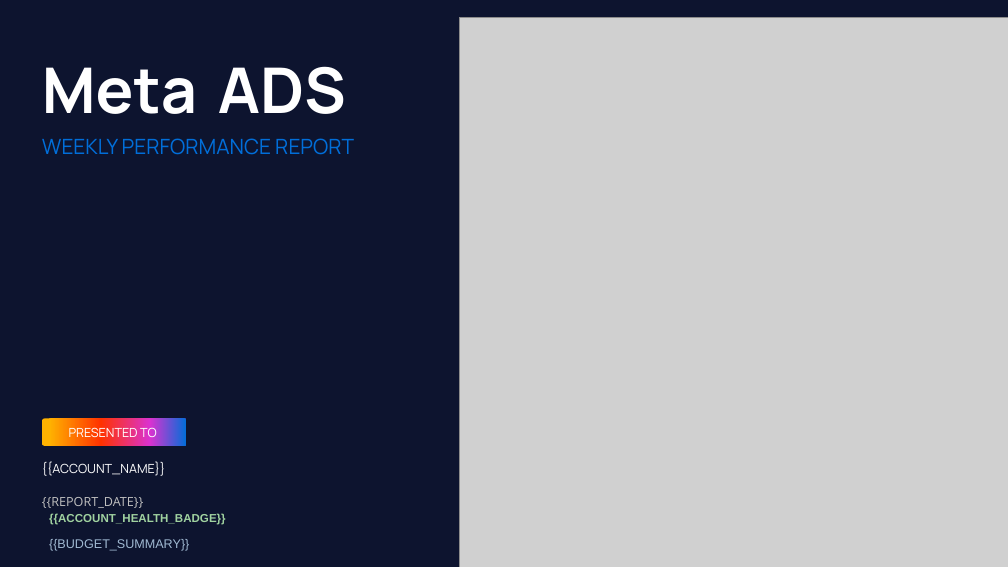
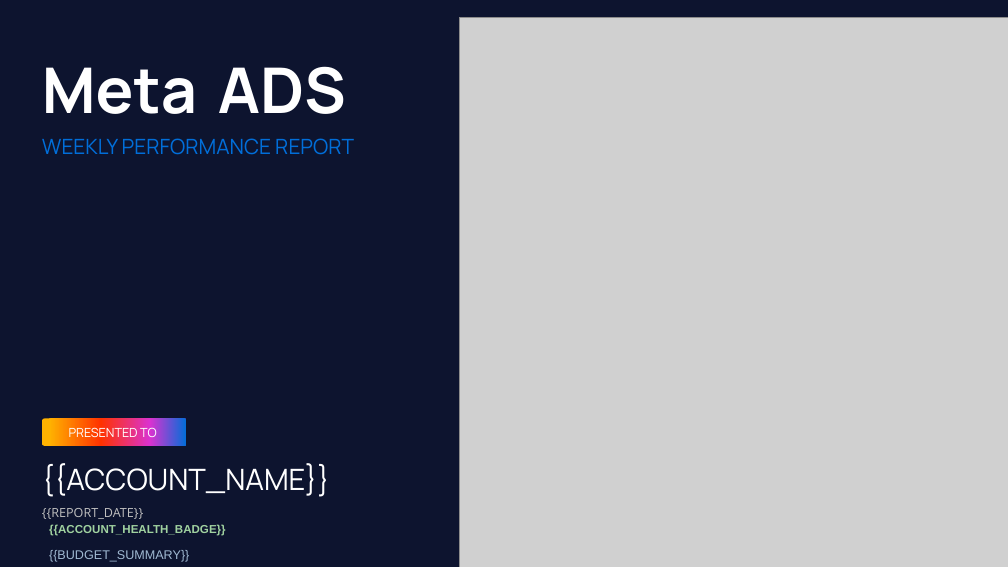
Before and after one commit to nextreport-app/NRE, a slide deck: slide 1 of templates/dark.pptx. Drawn at 1008x567 pixels with LibreOffice and Linux fonts; fonts in the diff are those of the drawing; grey boxes stand for pictures; background and template pictures are left out. Boxes give left, top, right and bottom in pixels: in the first picture for what was removed or moved away, otherwise in the second. Text is boxed around its words. In the diff, an @@ line names an element or a change of style, - is before the commit and + after.

Commit message:
Fix long account name wrapping - auto shrink font - 358 tests

```diff
--- a/templates/dark.pptx
+++ b/templates/dark.pptx
@@ text "{{ACCOUNT_NAME}}" at [42,463,330,497]: size 12 to 28 pt @@
@@ 3 texts: place and size @@
-3 texts at [42,497,226,551]
+3 texts at [42,508,226,562]
```
Also in this commit, not shown: 4 other files.
